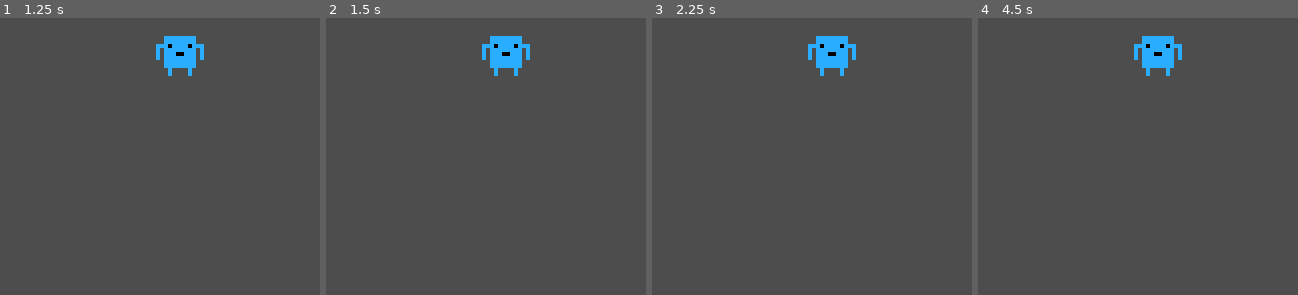
Above: before the commit, frames 1-4 (left to right).
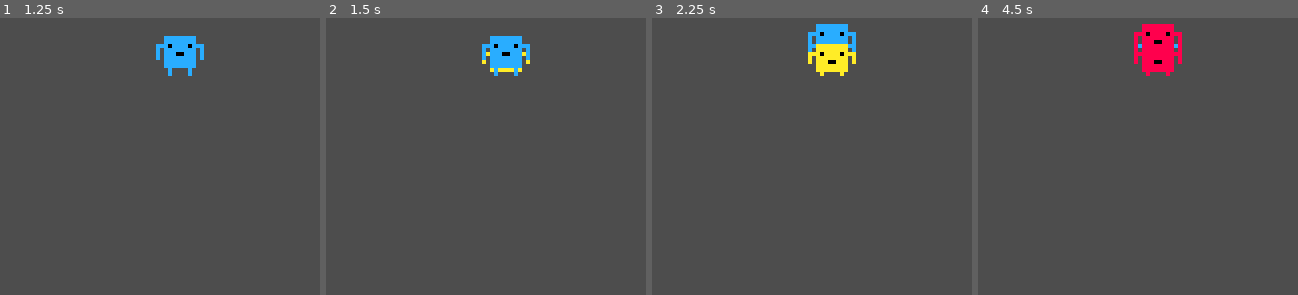
Above: after the commit, the same moments.

Repository: BurrrntToast/ludum-dare-55
Game: Godot game, scene res://scenes/dev stuff/dev_level.tscn
Same seed, same stepped clock (60 frames per second), same inputs: the game is played once before the commit and once after it.
Inputs:
- Up to frame 1 (1.25 s): tap Enter at 0.5 s; hold D (right) from 0.53 s (still down); tap E (summon) at 0.6 s; tap Space (jump) at 0.77 s
- Up to frame 2 (1.5 s): keep holding D (right); tap Space (jump) at 1.25 s; tap E (summon) at 1.35 s
- Up to frame 3 (2.25 s): tap Space (jump) at 1.52 s; tap Enter at 2 s; release D (right) at 2.03 s; hold A (left) from 2.03 s (still down); tap E (summon) at 2.1 s
- Up to frame 4 (4.5 s): tap Space (jump) at 2.75, 3.02, 3.77, 4.25 s; release A (left) at 2.78 s; hold D (right) 2.78-4.28 s; tap E (summon) at 2.85, 3.6, 4.35 s; tap Enter at 3.5 s; hold A (left) from 4.28 s (still down)
The pictures show only the part of the screen within x 50-100%, y 0-50%; the shares and areas given below are measured in that part.

Frame 1 is identical in both runs. In frame 2, 0.2% of the frame differs, in the area x 48-64%, y 12-20%; in frame 3, 1.8%; in frame 4, 2.1%, in the area x 48-64%, y 2-21%.
Error in both runs: Invalid operands 'float' and 'Vector2' in operator '+'. (res://entities/guys/guy.gd:34)

Commit message:
summon system + random guy spawns
- finished summon system
- random guy spawns

#2

Diff:
--- a/godot-project/scenes/dev stuff/dev_level.gd
+++ b/godot-project/scenes/dev stuff/dev_level.gd
@@ -3,7 +3,7 @@
 const GUY_1 = preload("res://entities/guys/guy1.tscn")
 const GUY_2 = preload("res://entities/guys/guy2.tscn")
 const GUY_3 = preload("res://entities/guys/guy3.tscn")
-const STATIC_PLAYER = preload("res://entities/static player/static_player.tscn")
+const STATIC_GUY = preload("res://entities/static player/static_player.tscn")
 
 @onready var array_of_guys = [GUY_1, GUY_2, GUY_3]
 
@@ -20,12 +20,21 @@
 	var default_guy = GUY_2.instantiate()
 	default_guy.global_position = guy_spawn_pos.global_position
 	player_holder.add_child(default_guy)
+	current_guy = default_guy
 
-#func make_static_guy():
-	#var static_guy_instance = STATIC_PLAYER.instantiate()
-	#static_guy_instance.global_position = global_position
-	#GlobalScript.current_shell_holder.add_child(static_guy_instance)
-	#static_guy_instance.setup(guy_id - 1, current_colour)
+func _process(_delta):
+	if Input.is_action_just_pressed("summon"):
+		make_static_guy()
+		summon_random_guy()
+
+func make_static_guy():
+	var new_static_guy = STATIC_GUY.instantiate()
+	new_static_guy.global_position = current_guy.global_position
+	shell_holder.add_child(new_static_guy)
+	new_static_guy.setup(current_guy.guy_id - 1, current_guy.current_colour)
+
+	current_guy.queue_free()
+	current_guy = null
 
 func summon_random_guy():
 	var new_guy_scene = array_of_guys.pick_random()
@@ -33,6 +42,7 @@
 	new_guy.global_position = guy_spawn_pos.global_position
 	player_holder.add_child(new_guy)
 	current_guy = new_guy
+
 #
 #func player_summoned():
 	#velocity = Vector2(0, 0)
